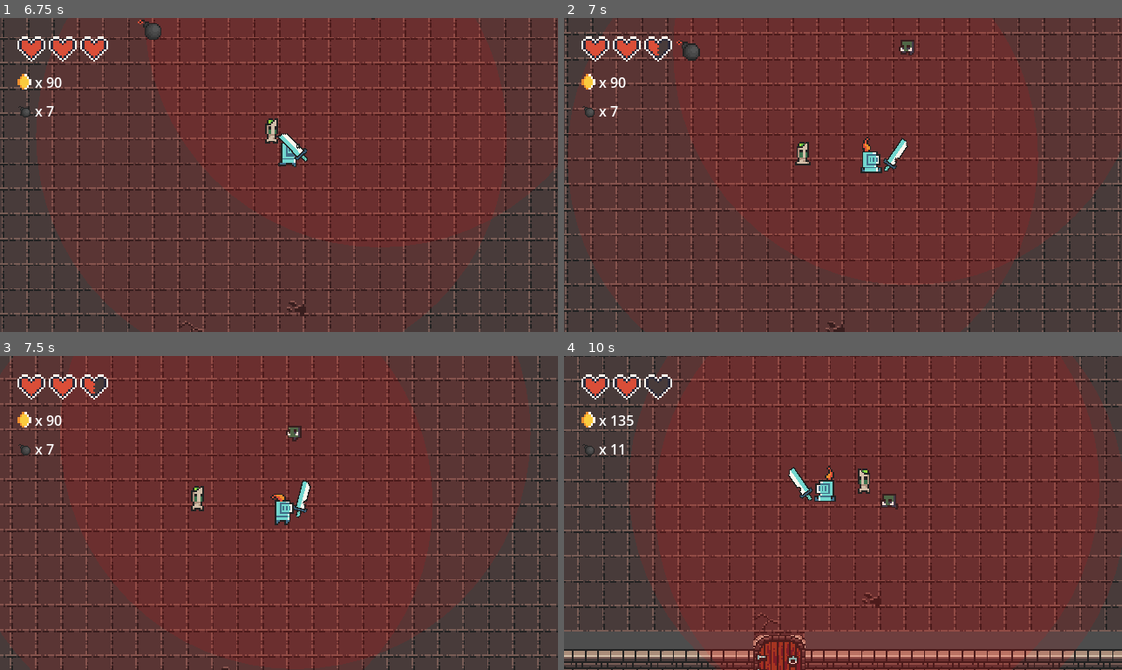
Above: before the commit, frames 1-4 (two rows, left to right).
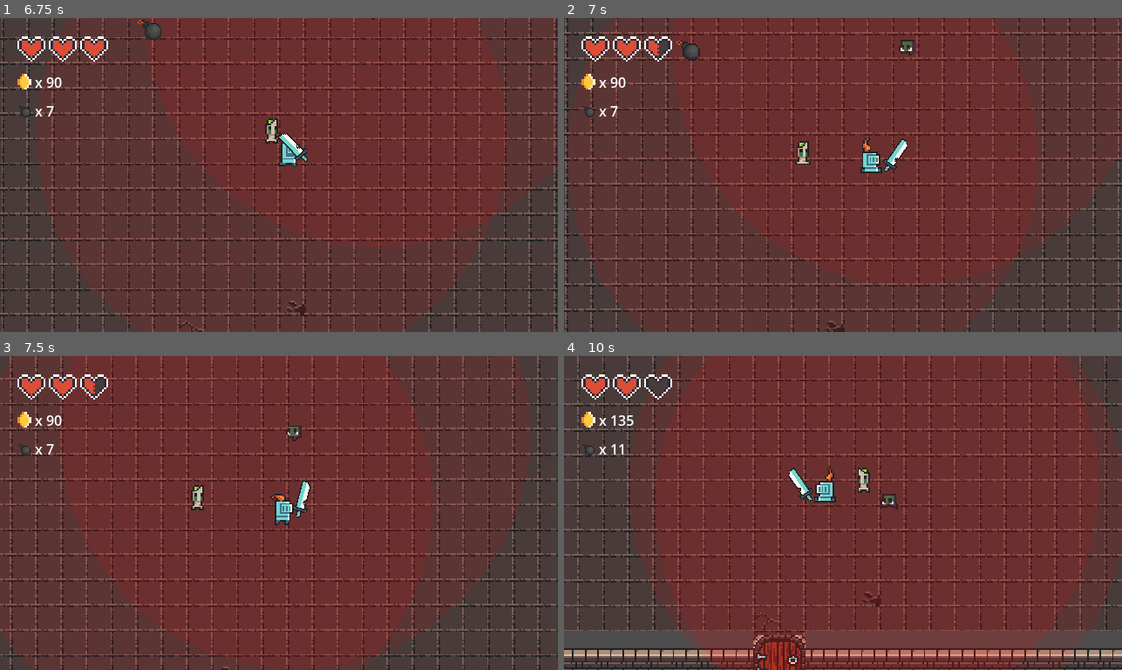
Above: after the commit, the same moments.

Repository: dadifr/Mobile_comp_Godot
Game: Godot game, scene res://scenes/world.tscn
Same seed, same stepped clock (60 frames per second), same inputs: the game is played once before the commit and once after it.
Inputs:
- Up to frame 1 (6.75 s): hold Right (ui_right) 0.53-1.28 s; tap Space (attack) at 0.6, 3.6, 6.6 s; hold Down (ui_down) 1.28-2.03 s; tap E (place_bomb) at 1.35, 4.35 s; hold Right (ui_right) 2.03-2.78 s; hold M 2.03-2.78 s; hold Up (ui_up) 2.78-3.53 s; tap B at 2.85, 5.85 s; hold Left (ui_left) 3.53-5.03 s; hold Down (ui_down) 5.03-5.78 s; hold M 5.03-5.78 s; hold Right (ui_right) 5.78-6.53 s; hold Up (ui_up) from 6.53 s (still down)
- Up to frame 2 (7 s): keep holding Up (ui_up)
- Up to frame 3 (7.5 s): release Up (ui_up) at 7.28 s; hold Right (ui_right) from 7.28 s (still down); tap E (place_bomb) at 7.35 s
- Up to frame 4 (10 s): release Right (ui_right) at 8.03 s; hold Down (ui_down) 8.03-8.78 s; hold M 8.03-8.78 s; hold Left (ui_left) 8.78-9.53 s; tap B at 8.85 s; hold Up (ui_up) from 9.53 s (still down); tap Space (attack) at 9.6 s

Frame 1 is identical in both runs. In frame 2, 1.8% of the frame differs, in the area x 0-100%, y 1-100%; in frame 3, 4.2%; in frame 4, 7.3%, in the area x 0-100%, y 0-100%.

Commit message:
bomb fix
ora i mob possono spostare le bombe, come il giocatore, e cambiata la tipologia di questi da grounded a floating

Diff:
--- a/scenes/world.tscn
+++ b/scenes/world.tscn
@@ -455,10 +455,12 @@
 
 [node name="goblin" parent="." instance=ExtResource("6_qfnet")]
 position = Vector2(624, 78)
+motion_mode = 1
 potionH_scene = ExtResource("9_w7kh3")
 
 [node name="zombie" parent="." instance=ExtResource("9_7r4gi")]
 position = Vector2(474, 257)
+motion_mode = 1
 coin_scene = ExtResource("8_w7kh3")
 potionH_scene = ExtResource("9_w7kh3")
 
--- a/scripts/goblin.gd
+++ b/scripts/goblin.gd
@@ -117,6 +117,27 @@
 			if collider.has_method("take_damage"):
 				attack_player(collider)
 
+	# --- INIZIO CODICE SPINTA BOMBA ---
+	for i in get_slide_collision_count():
+		var collision = get_slide_collision(i)
+		var collider = collision.get_collider()
+
+		# Se il nemico sbatte contro un oggetto rigido (Bomba)
+		if collider is RigidBody2D:
+			# 1. Calcoliamo la direzione della spinta
+			# Usiamo "-normal" che è la direzione opposta all'urto
+			var push_dir = -collision.get_normal()
+
+			# 2. Velocità di spinta
+			# Facciamo che il nemico spinge un po' più piano del giocatore
+			# (o uguale, dipende da quanto è forte lo scheletro)
+			var push_speed = 100.0
+
+			# 3. Sovrascriviamo la velocità della bomba
+			# Usiamo la stessa tecnica "Anti-Railgun" per evitare che voli via
+			collider.linear_velocity = push_dir * push_speed
+	# --- FINE CODICE SPINTA ---
+
 # --- FUNZIONE ATTACCO AGGIORNATA ---
 func attack_player(target):
 	# 1. Blocchiamo l'AI
Not shown: 1 places in scenes/world.tscn that only renumber resources
